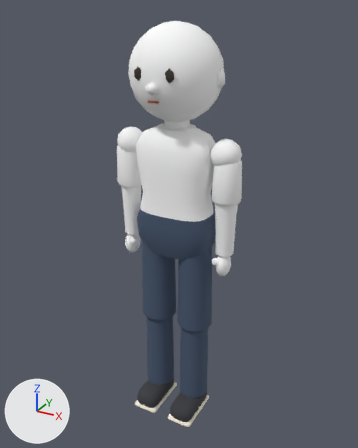
The glTF model assets/models/characters/body_female.glb as it was, and as the next commit left it.
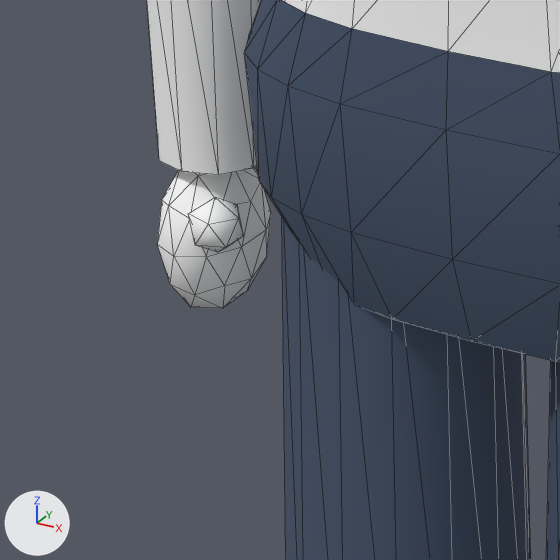
There are two pictures of each version: one whole from a 50 mm camera at (0.921, -1.655, 1.75) aimed at (0.0, 0.02, 0.912), one close up on the part from 29% to 50% of the width and 47% to 64% of the height. Arrows for +X, +Y and +Z are at lower left; the lights stay in place. The first two pictures are the older version. The close-ups show mesh edges as thin lines. Vertices at exactly the same position are counted once.

In view in the first close-up: 'body_female'.
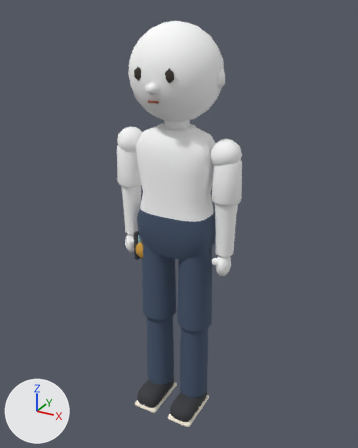
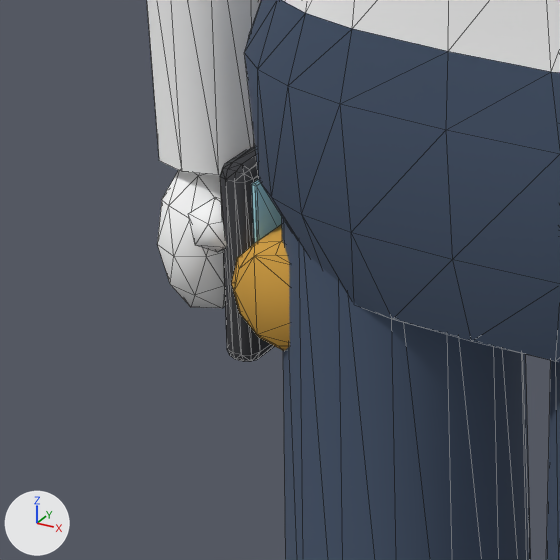
What differs and where, as boxes [x1, y1, x2, y2] in the close-ups (560 x 560 px):
```json
{"part": 1, "of": "me_body_female", "change": "added", "after": [220, 146, 275, 362]}
{"part": 2, "of": "me_body_female", "change": "added", "after": [231, 224, 290, 351], "on screen": "orange"}
{"part": 3, "of": "me_body_female", "change": "added", "after": [251, 179, 282, 243], "on screen": "cyan"}
```

Edits to the scene script, one JSON object a line:
```json
{"block": "me_body_female", "where": "# used by ob_body_female; location = (0.0, 0.0, 0.0)"}
{"op": "remove", "block": "me_body_female", "code": "me_body_female.from_pydata(...)  # 1306 vertices, 2480 faces; spans x -0.28..0.28, y -0.19..0.17, z 0.0..1.7"}
{"op": "add", "block": "me_body_female", "code": "me_body_female.from_pydata(...)  # 1458 vertices, 2768 faces; spans x -0.28..0.28, y -0.19..0.17, z 0.0..1.7"}
{"block": "me_body_female", "change": "me_body_female part 1: a new loose piece of 56 vertices spanning x -0.19..-0.17, y -0.05..0.03, z 0.72..0.85, in mat_palette (picture img_palette)"}
{"block": "me_body_female", "change": "me_body_female part 2: a new loose piece of 48 vertices spanning x -0.18..-0.11, y -0.05..0.03, z 0.74..0.82, in mat_palette (picture img_palette)"}
{"block": "me_body_female", "change": "me_body_female part 3: a new loose piece of 24 vertices spanning x -0.17, y -0.04..0.02, z 0.74..0.84, in mat_palette (picture img_palette)"}
{"block": "me_body_female", "change": "other edits to the shape of me_body_female do not show in these pictures"}
```
